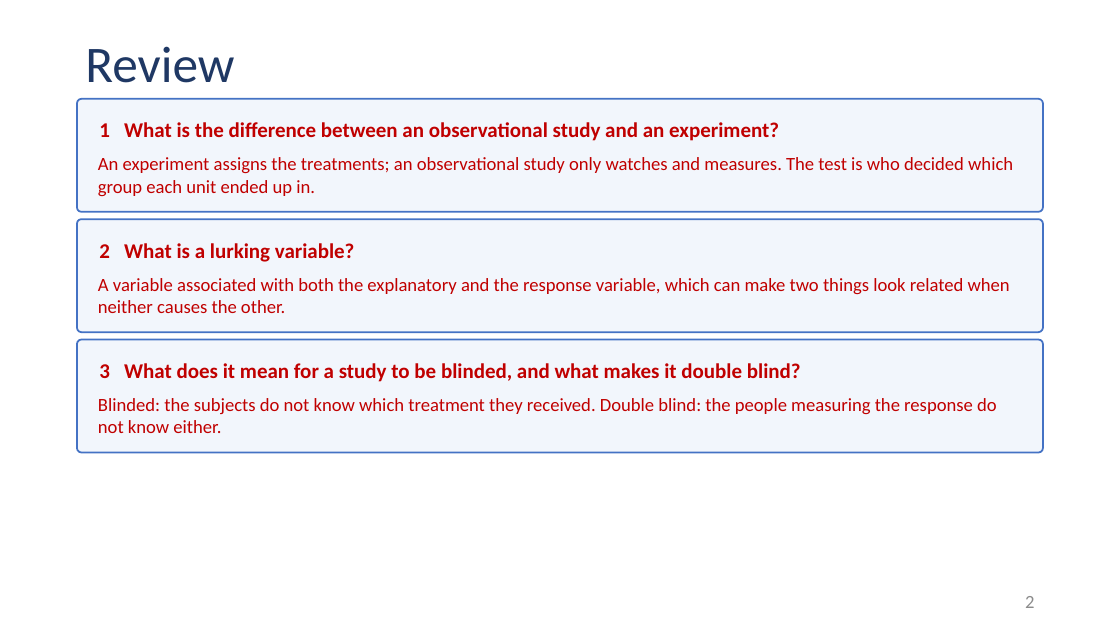
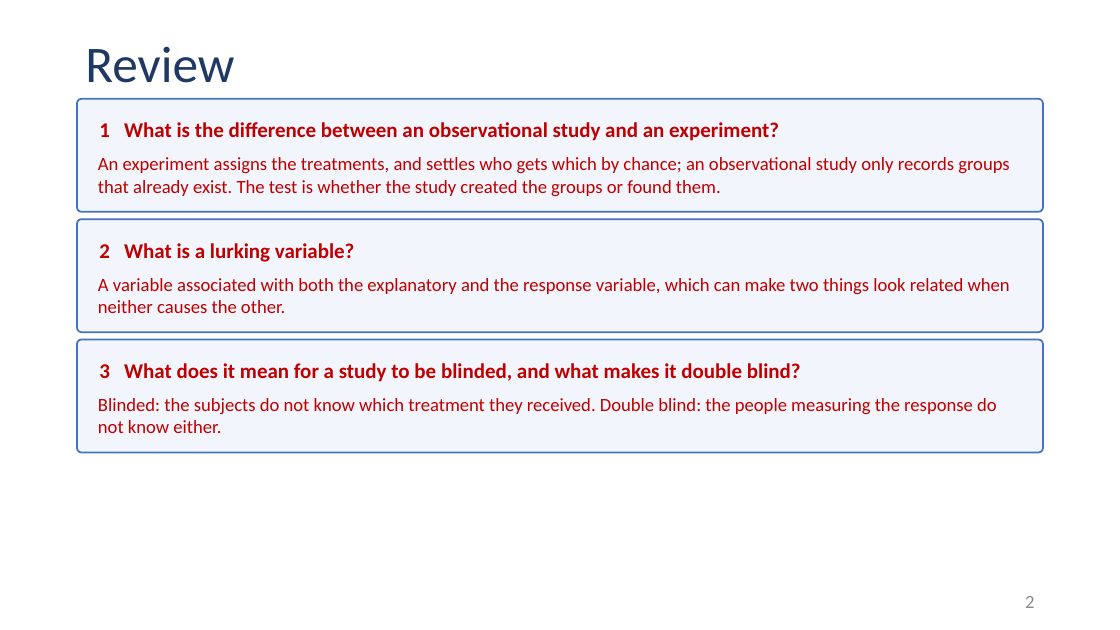
Before and after one commit to Jarred6068/Kvamme_UI_STAT251, a slide deck: slide 2 of docs/lecture_slides/Week 5/Week5_Lecture11_Slides_9_25_2026.pptx. Drawn at 1120x630 pixels with LibreOffice and Linux fonts; fonts in the diff are those of the drawing. Boxes give left, top, right and bottom in pixels: in the first picture for what was removed or moved away, otherwise in the second. Text is boxed around its words. In the diff, an @@ line names an element or a change of style, - is before the commit and + after.

```diff
--- a/docs/lecture_slides/Week 5/Week5_Lecture11_Slides_9_25_2026.pptx
+++ b/docs/lecture_slides/Week 5/Week5_Lecture11_Slides_9_25_2026.pptx
@@ text at (x1=98, y1=157, x2=1009, y2=197): text changed @@
-An experiment assigns the treatments; an observational study only watches and measures. The test is who decided which group each unit ended up in.
+An experiment assigns the treatments, and settles who gets which by chance; an observational study only records groups that already exist. The test is whether the study created the groups or found them.
```
Also in this commit, not shown: 1 other slide changed, 28 other files.
